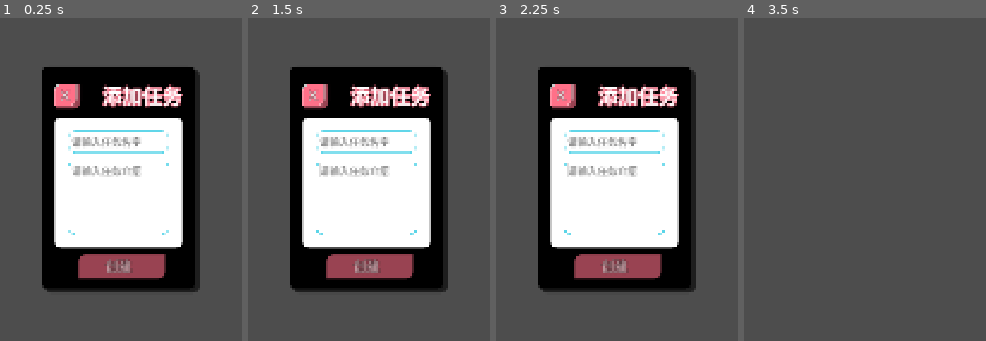
Above: before the commit, frames 1-4 (left to right).
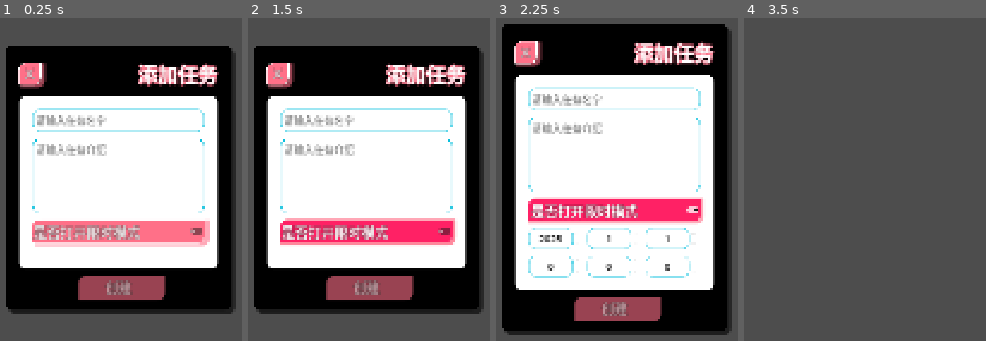
Above: after the commit, the same moments.

Repository: MRluUnity/Lumina-Zone
Game: Godot game, scene res://scene/ui/default_model/panel/quest_panel/add_quest_panel.tscn
Same seed, same stepped clock (60 frames per second), same inputs: the game is played once before the commit and once after it. This scene is started directly instead of the project's main scene.
Inputs (mouse positions are in pixels of both pictures, inside the frame that each line leads up to):
- Up to frame 1 (0.25 s): no input
- Up to frame 2 (1.5 s): click (366, 231) at 0.5 s, where only the run after the commit has a clickable "是否打开限时模式"; click (366, 208) at 1.25 s, where only the run after the commit has a clickable "是否打开限时模式"
- Up to frame 3 (2.25 s): click (614, 231) at 2 s, where only the run after the commit has a clickable "是否打开限时模式"
- Up to frame 4 (3.5 s): click "X" at 2.75 s

The runs differ from the first frame. In frame 1, 59% of the frame differs, in the area x 2-98%, y 8-92%; in frame 2, 59%; in frame 3, 75%, in the area x 2-98%, y 1-99%; in frame 4, nothing differs.

Commit message:
1、给Quest类添加时间字典属性 2、将带有时间的Quest中的事件显示到UI中 3、将所有任务组面板的全局功能从UiTool中迁移到一个QuestGroupPanelController中

Diff:
--- a/project.godot
+++ b/project.godot
@@ -13,6 +13,7 @@
 config/name="鹿米"
 run/main_scene="uid://tpg3gbfyd77r"
 config/features=PackedStringArray("4.4", "Forward Plus")
+run/low_processor_mode=true
 config/icon="res://icon.svg"
 
 [autoload]
@@ -25,6 +26,10 @@
 window/size/viewport_height=1080
 window/stretch/mode="canvas_items"
 window/stretch/aspect="expand"
+
+[global_group]
+
+Controller=""
 
 [gui]
 
--- a/scene/core/main/main.gd
+++ b/scene/core/main/main.gd
@@ -30,6 +30,7 @@
 	UiTool.ui_canvas_layers["ui"] = ui
 	UiTool.ui_canvas_layers["ui_ex"] = ui_ex
 	UiTool.ui_canvas_layers["ui_tool"] = ui_tool
+
 #endregion
 
 # TODO 主场景 ===============>信号链接方法<===============
--- a/scene/core/main/main.tscn
+++ b/scene/core/main/main.tscn
@@ -42,5 +42,7 @@
 
 [node name="UiTool" type="CanvasLayer" parent="."]
 
+[node name="Controllers" type="Node2D" parent="." groups=["Controller"]]
+
 [connection signal="gui_input" from="Ui/Panel" to="." method="_on_panel_gui_input"]
 [connection signal="pressed" from="Ui/Panel/MarginContainer/Header/CloseButton" to="." method="_on_close_button_pressed"]
--- a/scene/ui/default_model/bar/quest_group_panel/quest_group_bar.gd
+++ b/scene/ui/default_model/bar/quest_group_panel/quest_group_bar.gd
@@ -57,7 +57,7 @@
 					"value" : {quest_group_name.replace(".tres", "") : quest_group}
 				}
 				)
-				UiTool.current_quest_group = quest_group
+				QuestGroupModelController.current_quest_group = quest_group
 
 #endregion
 
--- a/scene/ui/default_model/bar/quest_panel/quest_bar.gd
+++ b/scene/ui/default_model/bar/quest_panel/quest_bar.gd
@@ -53,6 +53,18 @@
 	%QuestDescTextEdit.text = _quest.quest_desc
 
 	%ComponentButton.button_pressed = _quest.complete
+	if _quest.dead_line_time.size() != 0:
+		%TimeLabel.show()
+		%TimeLabel.text = "任务的截止时间是：%s年%s月%s日%s时%s分%s秒" %\
+		 [
+			int(_quest.dead_line_time["year"]),
+			int(_quest.dead_line_time["month"]),
+			int(_quest.dead_line_time["day"]),
+			int(_quest.dead_line_time["hour"]),
+			int(_quest.dead_line_time["minute"]),
+			int(_quest.dead_line_time["second"])
+		]
+
 	self_modulate.a = .6 if %ComponentButton.button_pressed else 1.
 	%ComponentButton.toggled.connect(_on_component_button_toggled)
 	#tooltip_text = _quest.quest_desc
--- a/scene/ui/default_model/bar/quest_panel/quest_bar.tscn
+++ b/scene/ui/default_model/bar/quest_panel/quest_bar.tscn
@@ -1,10 +1,13 @@
-[gd_scene load_steps=4 format=3 uid="uid://cqui2t204o0ff"]
+[gd_scene load_steps=5 format=3 uid="uid://cqui2t204o0ff"]
 
 [ext_resource type="PackedScene" uid="uid://dlrg1035xr3wh" path="res://scene/ui/base_model/bar_model.tscn" id="1_p4l84"]
 [ext_resource type="Script" uid="uid://cse55bfr6y1tp" path="res://scene/ui/default_model/bar/quest_panel/quest_bar.gd" id="2_tf0wk"]
 
 [sub_resource type="LabelSettings" id="LabelSettings_p4l84"]
 font_size = 32
+
+[sub_resource type="LabelSettings" id="LabelSettings_tf0wk"]
+font_size = 24
 
 [node name="QuestBar" instance=ExtResource("1_p4l84")]
 custom_minimum_size = Vector2(450, 0)
@@ -34,7 +37,17 @@
 size_flags_horizontal = 10
 toggle_mode = true
 
-[node name="QuestDescTextEdit" type="TextEdit" parent="MarginContainer/VBoxContainer/BarContextPanel" index="0"]
+[node name="VBoxContainer" type="VBoxContainer" parent="MarginContainer/VBoxContainer/BarContextPanel" index="0"]
+layout_mode = 2
+
+[node name="TimeLabel" type="Label" parent="MarginContainer/VBoxContainer/BarContextPanel/VBoxContainer" index="0"]
+unique_name_in_owner = true
+visible = false
+layout_mode = 2
+text = "任务的截止时间是："
+label_settings = SubResource("LabelSettings_tf0wk")
+
+[node name="QuestDescTextEdit" type="TextEdit" parent="MarginContainer/VBoxContainer/BarContextPanel/VBoxContainer" index="1"]
 unique_name_in_owner = true
 custom_minimum_size = Vector2(300, 200)
 layout_mode = 2
--- a/scene/ui/default_model/panel/can_create_panel/quest_group_panel.gd
+++ b/scene/ui/default_model/panel/can_create_panel/quest_group_panel.gd
@@ -23,11 +23,10 @@
 
 # TODO 任务组面板 ===============>虚方法<===============
 #region 常用的虚方法
-func _init() -> void:
-	pass
-
 func _ready() -> void:
-	UiTool.file_update.connect(_update_quest_group_list)
+	var quest_group_panel_controller : QuestGroupModelController = QuestGroupModelController.new()
+	get_tree().get_first_node_in_group("Controller").add_child(quest_group_panel_controller)
+	QuestGroupModelController.controller.file_update.connect(_update_quest_group_list)
 
 	_update_quest_group_list()
 
@@ -35,11 +34,14 @@
 	super._gui_input(event)
 
 	if UiTool.not_has_tool():
-		UiTool.current_focus_dir = file_dir
+		QuestGroupModelController.current_focus_dir = file_dir
 
 	if event is InputEventMouseButton:
 		if event.is_action_pressed("mouse_right"):
-			UiTool.add_ui_scene_to_ui_ex(UiTool.UI_NAME["任务组工具面板"], UiTool.UiType.TOOL_PANEL, "ui_tool", get_global_mouse_position(),
+			UiTool.add_ui_scene_to_ui_ex(UiTool.UI_NAME["任务组工具面板"],
+			UiTool.UiType.TOOL_PANEL,
+			"ui_tool",
+			get_global_mouse_position(),
 			{
 				"function" : "quest_group_panel_mode",
 				"value" : self
--- a/scene/ui/default_model/panel/quest_group_panel/add_quest_group_panel.gd
+++ b/scene/ui/default_model/panel/quest_group_panel/add_quest_group_panel.gd
@@ -27,7 +27,7 @@
 # TODO 添加任务组面板 ===============>虚方法<===============
 #region 常用的虚方法
 func _ready() -> void:
-	update_quest_group.connect(UiTool._file_update)
+	update_quest_group.connect(QuestGroupModelController.controller._file_update)
 #endregion
 
 # TODO 添加任务组面板 ===============>信号链接方法<===============
--- a/scene/ui/default_model/panel/quest_panel/add_quest_panel.gd
+++ b/scene/ui/default_model/panel/quest_panel/add_quest_panel.gd
@@ -17,7 +17,14 @@
 
 # TODO 添加任务面板 ===============>变 量<===============
 #region 变量
-
+var time_dic : Dictionary = {
+	"year" : 2025,
+	"month" : 2,
+	"day" : 21,
+	"hour" : 6,
+	"minute" : 6,
+	"second" : 6
+}
 #endregion
 
 # TODO 添加任务面板 ===============>虚方法<===============
@@ -34,12 +41,46 @@
 	var quest : Quest = Quest.new()
 	quest.quest_name = %QuestNameLineEdit.text
 	quest.quest_desc = %QuestDescTextEdit.text
+	if %OpenTimeModeButton.button_pressed:
+		quest.dead_line_time = time_dic
 
-	UiTool.current_quest_group.quests.append(quest)
-	UiTool.current_quest_group.save_quest_group()
-	UiTool.file_update.emit()
+	QuestGroupModelController.current_quest_group.quests.append(quest)
+	QuestGroupModelController.current_quest_group.save_quest_group()
+	QuestGroupModelController.controller.file_update.emit()
 
 	UiTool.queue_free_null_ui_scene(self)
+
+func _on_year_spin_value_changed(value: float) -> void:
+	time_dic["year"] = value
+	print(time_dic)
+
+func _on_month_spin_value_changed(value: float) -> void:
+	time_dic["month"] = value
+	print(time_dic)
+
+func _on_day_box_value_changed(value: float) -> void:
+	time_dic["day"] = value
+	print(time_dic)
+
+func _on_hour_box_value_changed(value: float) -> void:
+	time_dic["hour"] = value
+	print(time_dic)
+
+func _on_minute_box_value_changed(value: float) -> void:
+	time_dic["minute"] = value
+	print(time_dic)
+
+func _on_second_box_value_changed(value: float) -> void:
+	time_dic["second"] = value
+	print(time_dic)
+
+func _on_open_time_mode_button_toggled(toggled_on: bool) -> void:
+	%YearSpin.visible = toggled_on
+	%MonthSpin.visible = toggled_on
+	%DayBox.visible = toggled_on
+	%HourBox.visible = toggled_on
+	%MinuteBox.visible = toggled_on
+	%SecondBox.visible = toggled_on
 #endregion
 
 # TODO 添加任务面板 ===============>工具方法<===============
--- a/scene/ui/default_model/panel/quest_panel/add_quest_panel.tscn
+++ b/scene/ui/default_model/panel/quest_panel/add_quest_panel.tscn
@@ -4,7 +4,7 @@
 [ext_resource type="Script" uid="uid://p4kh37481p3g" path="res://scene/ui/default_model/panel/quest_panel/add_quest_panel.gd" id="2_yimuo"]
 
 [node name="AddQuestPanel" instance=ExtResource("1_52y4x")]
-custom_minimum_size = Vector2(370, 0)
+custom_minimum_size = Vector2(540, 0)
 offset_left = -164.0
 offset_top = -261.5
 offset_right = 164.0
@@ -30,6 +30,64 @@
 layout_mode = 2
 placeholder_text = "请输入任务介绍"
 
+[node name="OpenTimeModeButton" type="CheckButton" parent="MarginContainer/VBoxContainer/PanelContainer/MarginContainer/VBoxContainer" index="2"]
+unique_name_in_owner = true
+layout_mode = 2
+text = "是否打开限时模式"
+
+[node name="HBoxContainer" type="HBoxContainer" parent="MarginContainer/VBoxContainer/PanelContainer/MarginContainer/VBoxContainer" index="3"]
+layout_mode = 2
+
+[node name="YearSpin" type="SpinBox" parent="MarginContainer/VBoxContainer/PanelContainer/MarginContainer/VBoxContainer/HBoxContainer" index="0"]
+unique_name_in_owner = true
+visible = false
+layout_mode = 2
+min_value = 2025.0
+max_value = 99999.0
+value = 2025.0
+alignment = 1
+
+[node name="MonthSpin" type="SpinBox" parent="MarginContainer/VBoxContainer/PanelContainer/MarginContainer/VBoxContainer/HBoxContainer" index="1"]
+unique_name_in_owner = true
+visible = false
+layout_mode = 2
+min_value = 1.0
+value = 1.0
+alignment = 1
+
+[node name="DayBox" type="SpinBox" parent="MarginContainer/VBoxContainer/PanelContainer/MarginContainer/VBoxContainer/HBoxContainer" index="2"]
+unique_name_in_owner = true
+visible = false
+layout_mode = 2
+min_value = 1.0
+max_value = 31.0
+value = 1.0
+alignment = 1
+
+[node name="HBoxContainer2" type="HBoxContainer" parent="MarginContainer/VBoxContainer/PanelContainer/MarginContainer/VBoxContainer" index="4"]
+layout_mode = 2
+
+[node name="HourBox" type="SpinBox" parent="MarginContainer/VBoxContainer/PanelContainer/MarginContainer/VBoxContainer/HBoxContainer2" index="0"]
+unique_name_in_owner = true
+visible = false
+layout_mode = 2
+max_value = 23.0
+alignment = 1
+
+[node name="MinuteBox" type="SpinBox" parent="MarginContainer/VBoxContainer/PanelContainer/MarginContainer/VBoxContainer/HBoxContainer2" index="1"]
+unique_name_in_owner = true
+visible = false
+layout_mode = 2
+max_value = 59.0
+alignment = 1
+
+[node name="SecondBox" type="SpinBox" parent="MarginContainer/VBoxContainer/PanelContainer/MarginContainer/VBoxContainer/HBoxContainer2" index="2"]
+unique_name_in_owner = true
+visible = false
+layout_mode = 2
+max_value = 59.0
+alignment = 1
+
 [node name="CreateQuestButton" type="Button" parent="MarginContainer/VBoxContainer" index="2"]
 unique_name_in_owner = true
 custom_minimum_size = Vector2(200, 50)
@@ -40,4 +98,11 @@
 text = "创建"
 
 [connection signal="text_changed" from="MarginContainer/VBoxContainer/PanelContainer/MarginContainer/VBoxContainer/QuestNameLineEdit" to="." method="_on_quest_name_line_edit_text_changed"]
+[connection signal="toggled" from="MarginContainer/VBoxContainer/PanelContainer/MarginContainer/VBoxContainer/OpenTimeModeButton" to="." method="_on_open_time_mode_button_toggled"]
+[connection signal="value_changed" from="MarginContainer/VBoxContainer/PanelContainer/MarginContainer/VBoxContainer/HBoxContainer/YearSpin" to="." method="_on_year_spin_value_changed"]
+[connection signal="value_changed" from="MarginContainer/VBoxContainer/PanelContainer/MarginContainer/VBoxContainer/HBoxContainer/MonthSpin" to="." method="_on_month_spin_value_changed"]
+[connection signal="value_changed" from="MarginContainer/VBoxContainer/PanelContainer/MarginContainer/VBoxContainer/HBoxContainer/DayBox" to="." method="_on_day_box_value_changed"]
+[connection signal="value_changed" from="MarginContainer/VBoxContainer/PanelContainer/MarginContainer/VBoxContainer/HBoxContainer2/HourBox" to="." method="_on_hour_box_value_changed"]
+[connection signal="value_changed" from="MarginContainer/VBoxContainer/PanelContainer/MarginContainer/VBoxContainer/HBoxContainer2/MinuteBox" to="." method="_on_minute_box_value_changed"]
+[connection signal="value_changed" from="MarginContainer/VBoxContainer/PanelContainer/MarginContainer/VBoxContainer/HBoxContainer2/SecondBox" to="." method="_on_second_box_value_changed"]
 [connection signal="pressed" from="MarginContainer/VBoxContainer/CreateQuestButton" to="." method="_on_create_quest_button_pressed"]
--- a/scene/ui/default_model/panel/quest_panel/quest_panel.gd
+++ b/scene/ui/default_model/panel/quest_panel/quest_panel.gd
@@ -25,13 +25,13 @@
 # TODO 任务面板 ===============>虚方法<===============
 #region 常用的虚方法
 func _ready() -> void:
-	UiTool.file_update.connect(update_quest_list.bind(quest_group.quests))
+	QuestGroupModelController.controller.file_update.connect(update_quest_list.bind(quest_group.quests))
 
 func _gui_input(event: InputEvent) -> void:
 	super._gui_input(event)
 
 	if UiTool.not_has_tool():
-		UiTool.current_quest_group = quest_group
+		QuestGroupModelController.current_quest_group = quest_group
 
 	if event is InputEventMouseButton:
 		if event.is_action_pressed("mouse_right"):
@@ -53,7 +53,7 @@
 func _set_quest_panel(value_dic : Dictionary) -> void:
 	%QuestGroupNameLabel.text = value_dic.keys()[0]
 	quest_group = value_dic[%QuestGroupNameLabel.text]
-	UiTool.current_quest_group = quest_group
+	QuestGroupModelController.current_quest_group = quest_group
 
 	update_quest_list(value_dic[%QuestGroupNameLabel.text].quests)
 
--- a/script/autoload/ui_tool.gd
+++ b/script/autoload/ui_tool.gd
@@ -7,7 +7,7 @@
 
 # TODO UI工具 ===============>信 号<===============
 #region 信号
-signal file_update
+
 #endregion
 
 # TODO UI工具 ===============>常 量<===============
@@ -50,8 +50,7 @@
 var panel_uis : Dictionary[String, Array] = {}
 var bar_uis : Dictionary[String, BarModel] = {}
 
-var current_focus_dir : String
-var current_quest_group : QuestGroup
+var open_panel_controllers : Dictionary
 #endregion
 
 # TODO UI工具 ===============>虚方法<===============
@@ -124,7 +123,8 @@
 		0:
 			if tool_uis.is_empty(): return
 			for i in tool_uis:
-				queue_free_null_ui_scene(tool_uis[i])
+				if tool_uis[i] != null:
+					queue_free_null_ui_scene(tool_uis[i])
 		1:
 			if panel_uis.is_empty(): return
 			for i in panel_uis:
@@ -137,9 +137,6 @@
 			for i in bar_uis:
 				queue_free_null_ui_scene(bar_uis[i])
 
-func _file_update() -> void:
-	file_update.emit()
-
 func not_has_tool() -> bool:
 	return tool_uis.is_empty()
 #endregion
--- /dev/null
+++ b/script/default_model/quest_group_model_controller.gd
@@ -0,0 +1,41 @@
+#--------------------------------------
+# 这个类
+# 类中自定义了
+# 定义了
+#--------------------------------------
+class_name QuestGroupModelController extends ModelController
+
+# TODO 任务组模块管理器 ===============>信 号<===============
+#region 信号
+signal file_update
+#endregion
+
+# TODO 任务组模块管理器 ===============>常 量<===============
+#region 常量
+const MODEL_NAME : String = "任务组模块管理器"
+#endregion
+
+# TODO 任务组模块管理器 ===============>变 量<===============
+#region 变量
+static var current_focus_dir : String
+static var current_quest_group : QuestGroup
+static var controller : QuestGroupModelController
+#endregion
+
+# TODO 任务组模块管理器 ===============>虚方法<===============
+#region 常用的虚方法
+func _init() -> void:
+	controller = self
+	UiTool.open_panel_controllers[MODEL_NAME] = self
+#endregion
+
+# TODO 任务组模块管理器 ===============>信号链接方法<===============
+#region 信号链接方法
+
+#endregion
+
+# TODO 任务组模块管理器 ===============>工具方法<===============
+#region 工具方法
+func _file_update() -> void:
+	file_update.emit()
+#endregion
--- /dev/null
+++ b/script/other_class/model_controller.gd
@@ -0,0 +1,36 @@
+#--------------------------------------
+# 这个类
+# 类中自定义了
+# 定义了
+#--------------------------------------
+class_name ModelController extends Node
+
+# TODO name ===============>信 号<===============
+#region 信号
+
+#endregion
+
+# TODO name ===============>常 量<===============
+#region 常量
+
+#endregion
+
+# TODO name ===============>变 量<===============
+#region 变量
+var model_name : String
+#endregion
+
+# TODO name ===============>虚方法<===============
+#region 常用的虚方法
+
+#endregion
+
+# TODO name ===============>信号链接方法<===============
+#region 信号链接方法
+
+#endregion
+
+# TODO name ===============>工具方法<===============
+#region 工具方法
+
+#endregion
--- a/script/resource_class/quest.gd
+++ b/script/resource_class/quest.gd
@@ -21,6 +21,7 @@
 @export_multiline var quest_desc : String
 @export var complete : bool = false
 @export var link_quest_group : QuestGroup
+@export var dead_line_time : Dictionary
 #endregion
 
 # TODO 任务 ===============>虚方法<===============
Not shown, added: export_presets.cfg
Not shown, added: script/default_model/quest_group_model_controller.gd.uid
Not shown, added: script/other_class/model_controller.gd.uid
